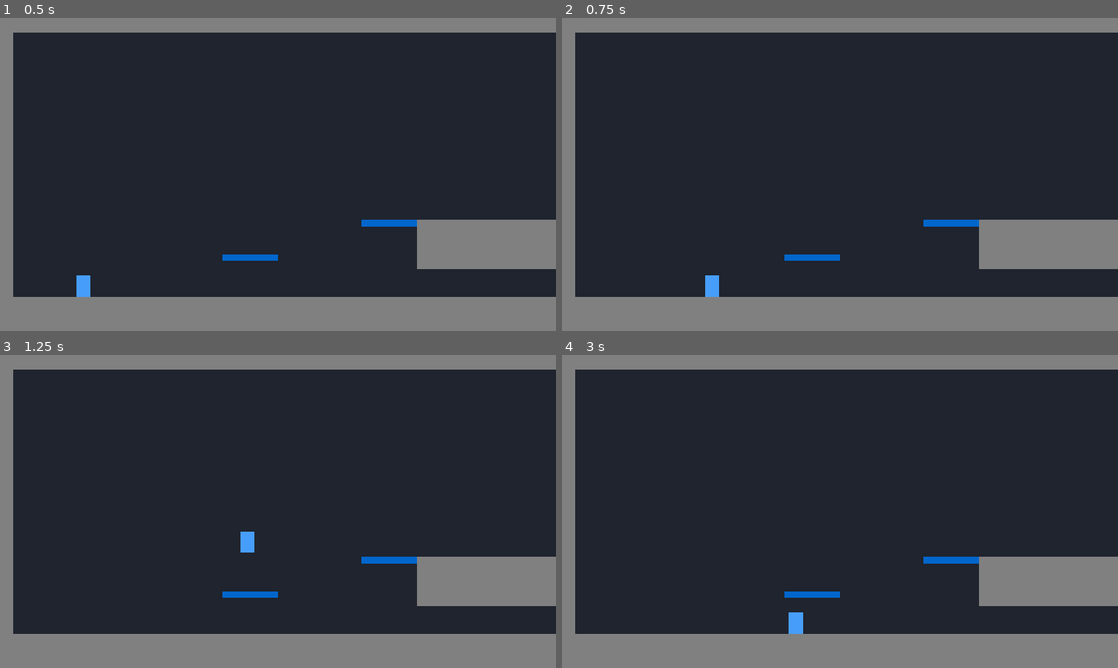
Above: before the commit, frames 1-4 (two rows, left to right).
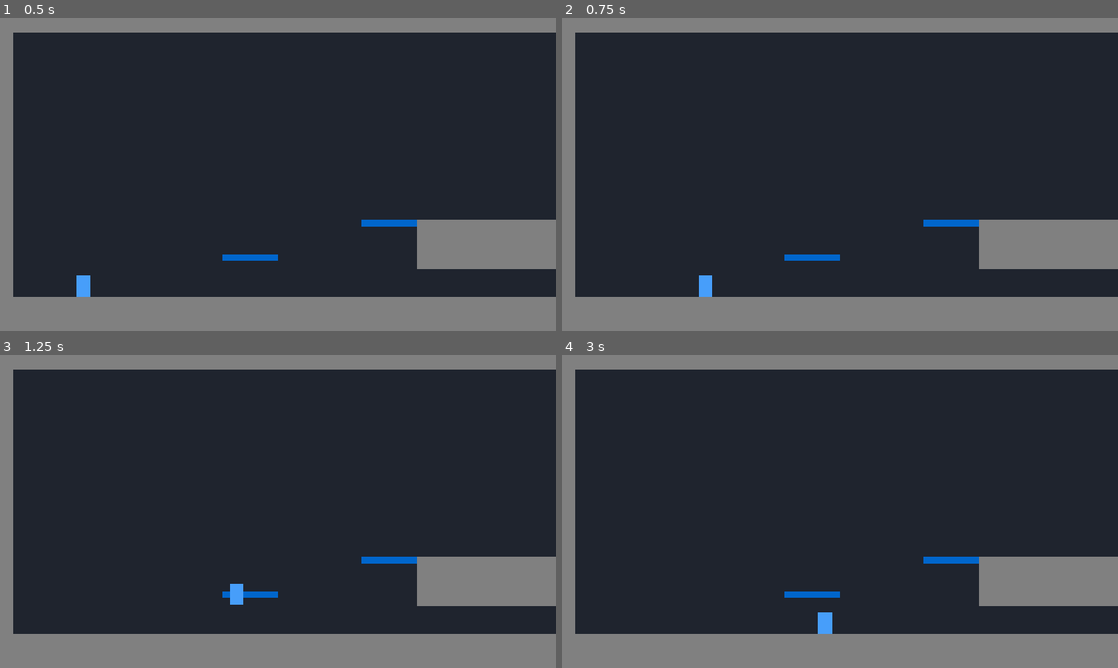
Above: after the commit, the same moments.

Repository: qq2577903747/git
Game: Godot game, scene res://levels/Level1.tscn
The game is run twice, just before and just after one commit, with the same random seed, the same clock (stepped at 60 frames per second) and the same inputs.
Inputs:
- Up to frame 1 (0.5 s): no input
- Up to frame 2 (0.75 s): tap Enter at 0.5 s; hold D (move_right) from 0.53 s (still down); tap Shift (dash) at 0.6 s
- Up to frame 3 (1.25 s): keep holding D (move_right); tap Space (jump) at 0.77, 1.07 s; tap R at 0.8 s
- Up to frame 4 (3 s): tap R at 1.35 s; tap Space (jump) at 1.52, 1.82 s; tap 1 at 1.55, 2.1 s; release D (move_right) at 2.03 s; hold A (move_left) 2.03-2.78 s; tap 2 at 2.3, 2.85 s; hold D (move_right) from 2.78 s (still down)

Frame 1 is identical in both runs. In frame 2, 0.2% of the frame differs, in the area x 24-29%, y 82-90%; in frame 3, 0.3%; in frame 4, 0.4%, in the area x 40-49%, y 82-90%.

Commit message:
feat: 建立网格化移动基线与 Movement Lab

Diff:
--- /dev/null
+++ b/scenes/movement_lab.tscn
@@ -0,0 +1,22 @@
+[gd_scene format=3]
+
+[ext_resource type="Script" path="res://scripts/movement_lab_controller.gd" id="1_lab"]
+[ext_resource type="PackedScene" path="res://scenes/player.tscn" id="2_player"]
+
+[node name="MovementLab" type="Node2D"]
+script = ExtResource("1_lab")
+
+[node name="Camera2D" type="Camera2D" parent="."]
+
+[node name="Player" parent="." instance=ExtResource("2_player")]
+position = Vector2(112, 616)
+
+[node name="HUD" type="CanvasLayer" parent="."]
+layer = 10
+
+[node name="StateLabel" type="Label" parent="HUD"]
+offset_left = 16.0
+offset_top = 16.0
+offset_right = 520.0
+offset_bottom = 140.0
+text = "Movement Lab"
--- /dev/null
+++ b/scripts/movement_lab_controller.gd
@@ -0,0 +1,201 @@
+extends Node2D
+
+# Movement Lab 调试控制器：生成标尺地形，并提供 HUD、重置和分区跳转。
+# 只用于移动调参，不参与正式关卡玩法。
+
+const TILE_SIZE := 16.0
+const LAB_BOUNDS := Rect2(0.0, 0.0, 1280.0, 720.0)
+
+@onready var player: CharacterBody2D = $Player
+@onready var camera: Camera2D = $Camera2D
+@onready var hud: CanvasLayer = $HUD
+@onready var state_label: Label = $HUD/StateLabel
+
+var _solid_layer: TileMapLayer
+var _one_way_layer: TileMapLayer
+var _current_station := 1
+var _measuring_wall_jump := false
+var _wall_jump_origin := Vector2.ZERO
+var _wall_jump_distance := 0.0
+
+var _station_spawns := {
+	1: Vector2(112.0, 616.0),
+	2: Vector2(432.0, 616.0),
+	3: Vector2(752.0, 616.0),
+	4: Vector2(1120.0, 616.0),
+}
+
+var _station_names := {
+	1: "JUMP",
+	2: "DOUBLE",
+	3: "DASH",
+	4: "WALL",
+}
+
+
+func _ready() -> void:
+	player.z_index = 10
+	_create_tile_layers()
+	_build_geometry()
+	_build_markers()
+	_build_station_labels()
+
+	camera.limit_left = int(LAB_BOUNDS.position.x)
+	camera.limit_top = int(LAB_BOUNDS.position.y)
+	camera.limit_right = int(LAB_BOUNDS.end.x)
+	camera.limit_bottom = int(LAB_BOUNDS.end.y)
+	camera.position = LAB_BOUNDS.get_center()
+	camera.make_current()
+
+	_teleport_to_station(1)
+
+
+func _process(_delta: float) -> void:
+	_update_wall_jump_measurement()
+	_update_state_label()
+
+
+func _unhandled_input(event: InputEvent) -> void:
+	if not (event is InputEventKey):
+		return
+
+	var key_event := event as InputEventKey
+	if not key_event.pressed or key_event.echo:
+		return
+
+	match key_event.keycode:
+		KEY_R:
+			_teleport_to_station(_current_station)
+		KEY_1:
+			_teleport_to_station(1)
+		KEY_2:
+			_teleport_to_station(2)
+		KEY_3:
+			_teleport_to_station(3)
+		KEY_4:
+			_teleport_to_station(4)
+
+
+func _create_tile_layers() -> void:
+	var tile_set := preload("res://assets/tileset.tres")
+
+	_solid_layer = TileMapLayer.new()
+	_solid_layer.name = "SolidLayer"
+	_solid_layer.tile_set = tile_set
+	_solid_layer.z_index = -1
+	add_child(_solid_layer)
+
+	_one_way_layer = TileMapLayer.new()
+	_one_way_layer.name = "OneWayLayer"
+	_one_way_layer.tile_set = tile_set
+	_one_way_layer.z_index = -1
+	add_child(_one_way_layer)
+
+
+func _build_geometry() -> void:
+	# 左右边界、连续地面和 WALL 区的两面墙。
+	_add_rect(_solid_layer, 0, 1, 0, 44, 1)
+	_add_rect(_solid_layer, 78, 79, 0, 44, 1)
+	_add_rect(_solid_layer, 2, 77, 40, 44, 1)
+
+	_add_rect(_solid_layer, 65, 67, 20, 39, 1)
+	_add_rect(_solid_layer, 77, 79, 20, 39, 1)
+
+	# DOUBLE 区的一向平台，放在地面以上 192px，验证顶点二跳。
+	_add_rect(_one_way_layer, 27, 35, 28, 28, 2)
+
+
+func _build_markers() -> void:
+	var marker_color := Color(0.9, 0.9, 0.9, 0.65)
+
+	# JUMP：以 x=112 为起点，标记 96px 和 192px 的跳跃距离与高度。
+	_add_line(Vector2(112.0, 640.0), Vector2(112.0, 448.0), marker_color)
+	_add_line(Vector2(112.0, 660.0), Vector2(304.0, 660.0), marker_color)
+
+	# DOUBLE：以 x=432 为起点，标记到 192px 的距离和顶点平台。
+	_add_line(Vector2(432.0, 640.0), Vector2(432.0, 448.0), marker_color)
+	_add_line(Vector2(432.0, 660.0), Vector2(624.0, 660.0), marker_color)
+
+	# DASH：以 x=752 为起点，标记 160px 冲刺距离。
+	_add_line(Vector2(752.0, 640.0), Vector2(912.0, 640.0), marker_color)
+	_add_line(Vector2(752.0, 660.0), Vector2(912.0, 660.0), marker_color)
+
+	# WALL：标出两面墙之间 192px 的水平距离。
+	_add_line(Vector2(1056.0, 660.0), Vector2(1248.0, 660.0), marker_color)
+
+
+func _build_station_labels() -> void:
+	_add_hud_label("JUMP", Vector2(180.0, 370.0))
+	_add_hud_label("DOUBLE", Vector2(500.0, 370.0))
+	_add_hud_label("DASH", Vector2(800.0, 370.0))
+	_add_hud_label("WALL", Vector2(1120.0, 300.0))
+	_add_hud_label("R reset | 1-4 station", Vector2(16.0, 150.0), Color(0.7, 0.8, 1.0))
+
+
+func _teleport_to_station(index: int) -> void:
+	_current_station = index
+	_measuring_wall_jump = false
+	_wall_jump_distance = 0.0
+	player.call("respawn", _station_spawns[index])
+
+
+func _update_wall_jump_measurement() -> void:
+	if Input.is_action_just_pressed("jump") and player.is_on_wall() and not player.is_on_floor():
+		_wall_jump_origin = player.global_position
+		_measuring_wall_jump = true
+
+	if not _measuring_wall_jump:
+		return
+
+	_wall_jump_distance = absf(player.global_position.x - _wall_jump_origin.x)
+	if player.is_on_floor():
+		_measuring_wall_jump = false
+
+
+func _update_state_label() -> void:
+	var double_used := bool(player.get("_double_jump_used"))
+	var dash_timer := float(player.get("_dash_timer"))
+	var dash_cooldown := float(player.get("_dash_cooldown_timer"))
+
+	state_label.text = (
+		"Station %d  %s\n"
+		+ "Vel: %.0f, %.0f\n"
+		+ "Floor: %s  Wall: %s\n"
+		+ "Double: %s  Dash: %.2f  CD: %.2f\n"
+		+ "Wall jump: %.0f px"
+	) % [
+		_current_station,
+		_station_names[_current_station],
+		player.velocity.x,
+		player.velocity.y,
+		str(player.is_on_floor()),
+		str(player.is_on_wall()),
+		str(double_used),
+		dash_timer,
+		dash_cooldown,
+		_wall_jump_distance,
+	]
+
+
+func _add_rect(layer: TileMapLayer, x0: int, x1: int, y0: int, y1: int, source: int) -> void:
+	for y in range(y0, y1 + 1):
+		for x in range(x0, x1 + 1):
+			layer.set_cell(Vector2i(x, y), source, Vector2i.ZERO, 0)
+
+
+func _add_line(from: Vector2, to: Vector2, color: Color) -> void:
+	var line := Line2D.new()
+	line.points = PackedVector2Array([from, to])
+	line.width = 2.0
+	line.default_color = color
+	line.z_index = -2
+	add_child(line)
+
+
+func _add_hud_label(text: String, position: Vector2, color := Color.WHITE) -> void:
+	var label := Label.new()
+	label.text = text
+	label.position = position
+	label.add_theme_color_override("font_color", color)
+	label.add_theme_font_size_override("font_size", 20)
+	hud.add_child(label)
--- a/scripts/player.gd
+++ b/scripts/player.gd
@@ -1,35 +1,39 @@
 extends CharacterBody2D
 
-@export_group("水平移动")
-@export_range(0.0, 600.0, 1.0) var ground_speed := 360.0
-@export_range(0.0, 600.0, 1.0) var air_speed := 234.0
+@export_group("Horizontal")
+@export_range(0.0, 600.0, 1.0) var ground_speed := 240.0
+@export_range(0.0, 600.0, 1.0) var air_speed := 240.0
 @export_range(0.0, 5000.0, 10.0) var ground_acceleration := 4000.0
 @export_range(0.0, 5000.0, 10.0) var air_acceleration := 4000.0
 @export_range(0.0, 3000.0, 10.0) var ground_friction := 1600.0
 @export_range(0.0, 500.0, 1.0) var air_friction := 80.0
 
-@export_group("跳跃")
-@export_range(-1000.0, 0.0, 10.0) var jump_velocity := -560.0
-
-@export_group("冲刺")
-@export_range(0.0, 2000.0, 10.0) var dash_speed := 1066.6667
-@export_range(0.01, 1.0, 0.01) var dash_duration := 0.15
-
-@export_group("墙跳")
-@export_range(0.0, 1000.0, 10.0) var wall_jump_horizontal := 420.0
-@export_range(-1000.0, 0.0, 10.0) var wall_jump_vertical := -520.0
+@export_group("Vertical")
+@export_range(0.0, 3000.0, 10.0) var gravity := 1200.0
+@export_range(0.0, 2000.0, 10.0) var max_fall_speed := 700.0
+
+@export_group("Jump")
+@export_range(-1000.0, 0.0, 10.0) var jump_velocity := -480.0
+
+@export_group("Dash")
+@export_range(0.0, 2000.0, 10.0) var dash_speed := 960.0
+@export_range(0.001, 1.0, 0.0001) var dash_duration := 1.0 / 6.0
+@export_range(0.0, 1.0, 0.01) var dash_cooldown := 0.2
+
+@export_group("Wall")
+# 272 依赖 air_friction=80、gravity=1200、jump_velocity=-480 带来的约 0.8 秒滞空时间；调整这些参数时需重算墙跳距离。
+@export_range(0.0, 1000.0, 10.0) var wall_jump_horizontal := 272.0
+@export_range(-1000.0, 0.0, 10.0) var wall_jump_vertical := -480.0
+
+@export_group("Timing")
+@export_range(0.0, 0.5, 0.01) var coyote_time := 0.1
+@export_range(0.0, 0.5, 0.01) var jump_buffer_time := 0.1
+@export_range(0.0, 0.5, 0.01) var dash_jump_preinput_time := 0.1
 @export_range(0.0, 0.5, 0.01) var wall_jump_coyote_time := 0.08
-
-const GRAVITY := 1400.0
-const MAX_FALL_SPEED := 700.0
-const COYOTE_TIME := 0.1
-const JUMP_BUFFER_TIME := 0.1
-const DASH_COOLDOWN := 0.2
-const AIR_PREINPUT_TIME := 0.1
 
 var _coyote_timer := 0.0
 var _jump_buffer_timer := 0.0
-var _air_jump_preinput_timer := 0.0
+var _dash_jump_preinput_timer := 0.0
 var _double_jump_used := false
 var _wall_coyote_timer := 0.0
 var _dash_timer := 0.0
@@ -71,7 +75,7 @@
 	_dash_cooldown_timer = 0.0
 	_dash_available = true
 	_double_jump_used = false
-	_air_jump_preinput_timer = 0.0
+	_dash_jump_preinput_timer = 0.0
 	_coyote_timer = 0.0
 	_jump_buffer_timer = 0.0
 	_wall_coyote_timer = 0.0
@@ -82,21 +86,21 @@
 
 func _update_timers(delta: float) -> void:
 	_dash_cooldown_timer = maxf(_dash_cooldown_timer - delta, 0.0)
-	_air_jump_preinput_timer = maxf(_air_jump_preinput_timer - delta, 0.0)
+	_dash_jump_preinput_timer = maxf(_dash_jump_preinput_timer - delta, 0.0)
 
 	if is_on_floor():
-		_coyote_timer = COYOTE_TIME
+		_coyote_timer = coyote_time
 		_dash_available = true
 		_double_jump_used = false
-		_air_jump_preinput_timer = 0.0
+		_dash_jump_preinput_timer = 0.0
 	else:
 		_coyote_timer = maxf(_coyote_timer - delta, 0.0)
 
 	if Input.is_action_just_pressed("jump"):
 		if _dash_timer > 0.0:
-			_air_jump_preinput_timer = AIR_PREINPUT_TIME
+			_dash_jump_preinput_timer = dash_jump_preinput_time
 		else:
-			_jump_buffer_timer = JUMP_BUFFER_TIME
+			_jump_buffer_timer = jump_buffer_time
 	else:
 		_jump_buffer_timer = maxf(_jump_buffer_timer - delta, 0.0)
 
@@ -130,7 +134,7 @@
 
 	if _dash_timer <= 0.0:
 		# 冲刺结束后才开始冷却。
-		_dash_cooldown_timer = DASH_COOLDOWN
+		_dash_cooldown_timer = dash_cooldown
 
 
 func _finish_dash_if_ended() -> void:
@@ -138,10 +142,10 @@
 		return
 
 	# 冲刺结束仍悬空、存在空中预输入且二跳未耗尽时，自动补一个二跳。
-	if not is_on_floor() and _air_jump_preinput_timer > 0.0 and not _double_jump_used:
+	if not is_on_floor() and _dash_jump_preinput_timer > 0.0 and not _double_jump_used:
 		velocity.y = jump_velocity
 		_double_jump_used = true
-		_air_jump_preinput_timer = 0.0
+		_dash_jump_preinput_timer = 0.0
 
 
 func _try_wall_jump() -> bool:
@@ -192,7 +196,7 @@
 
 func _apply_gravity(delta: float) -> void:
 	if not is_on_floor():
-		velocity.y = minf(velocity.y + GRAVITY * delta, MAX_FALL_SPEED)
+		velocity.y = minf(velocity.y + gravity * delta, max_fall_speed)
 	else:
 		velocity.y = 0.0
 
@@ -208,7 +212,7 @@
 	if not is_on_floor() and not _double_jump_used and Input.is_action_just_pressed("jump"):
 		velocity.y = jump_velocity
 		_double_jump_used = true
-		_air_jump_preinput_timer = 0.0
+		_dash_jump_preinput_timer = 0.0
 
 
 func _approach(current: float, target: float, amount: float) -> float:
